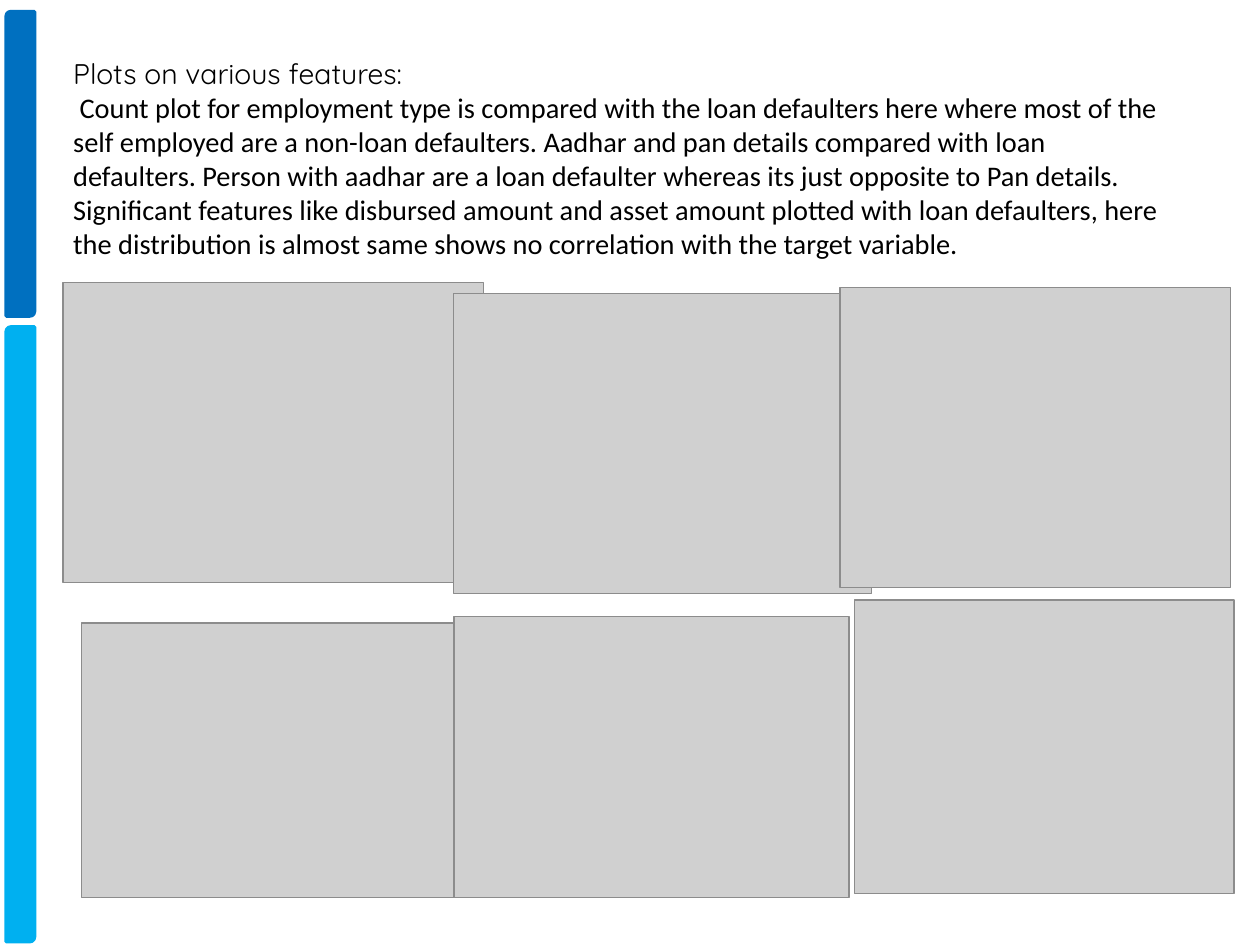
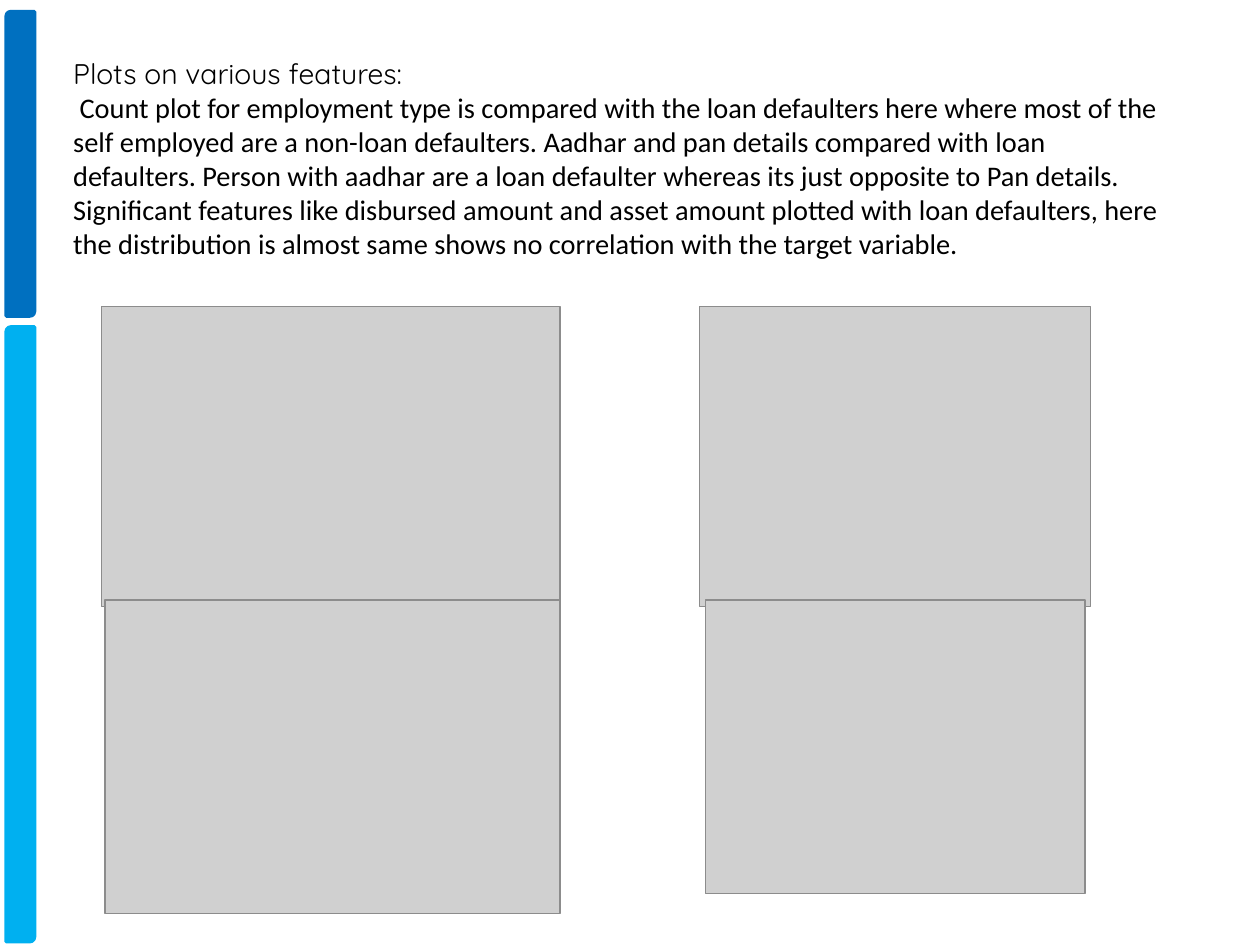
Before and after one commit to xavierigneous/Vehicle-Loan-Default-Prediction, a slide deck: slide 5 of Vehicle Loan Default Prediction.pptx. Drawn at 1260x945 pixels with LibreOffice and Linux fonts; fonts in the diff are those of the drawing; grey boxes stand for pictures; background and template pictures are left out. Boxes give left, top, right and bottom in pixels: in the first picture for what was removed or moved away, otherwise in the second. Text is boxed around its words. In the diff, an @@ line names an element or a change of style, - is before the commit and + after.

```diff
--- a/Vehicle Loan Default Prediction.pptx
+++ b/Vehicle Loan Default Prediction.pptx
@@ picture removed at <box>63,282,484,582</box> @@
@@ picture: place and size @@
-picture at <box>454,294,872,593</box>
+picture at <box>101,306,559,606</box>
@@ picture: place and size @@
-picture at <box>840,287,1231,587</box>
+picture at <box>699,306,1090,606</box>
@@ picture removed at <box>82,624,466,898</box> @@
@@ picture: place and size @@
-picture at <box>454,617,849,898</box>
+picture at <box>105,600,559,914</box>
@@ picture: place and size @@
-picture at <box>854,600,1234,893</box>
+picture at <box>706,600,1085,893</box>
```
Also in this commit, not shown: 5 other slides changed, 2 slides added, 1 slide removed, 3 other files.
